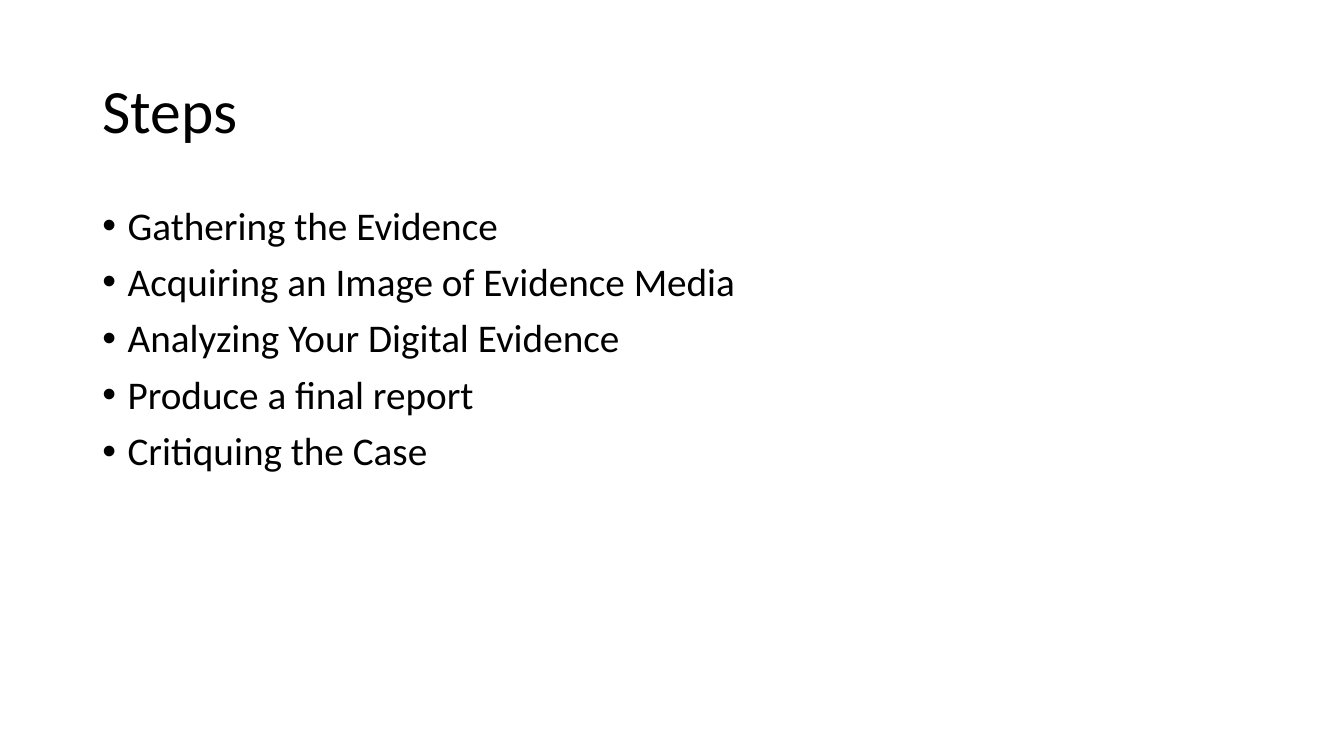
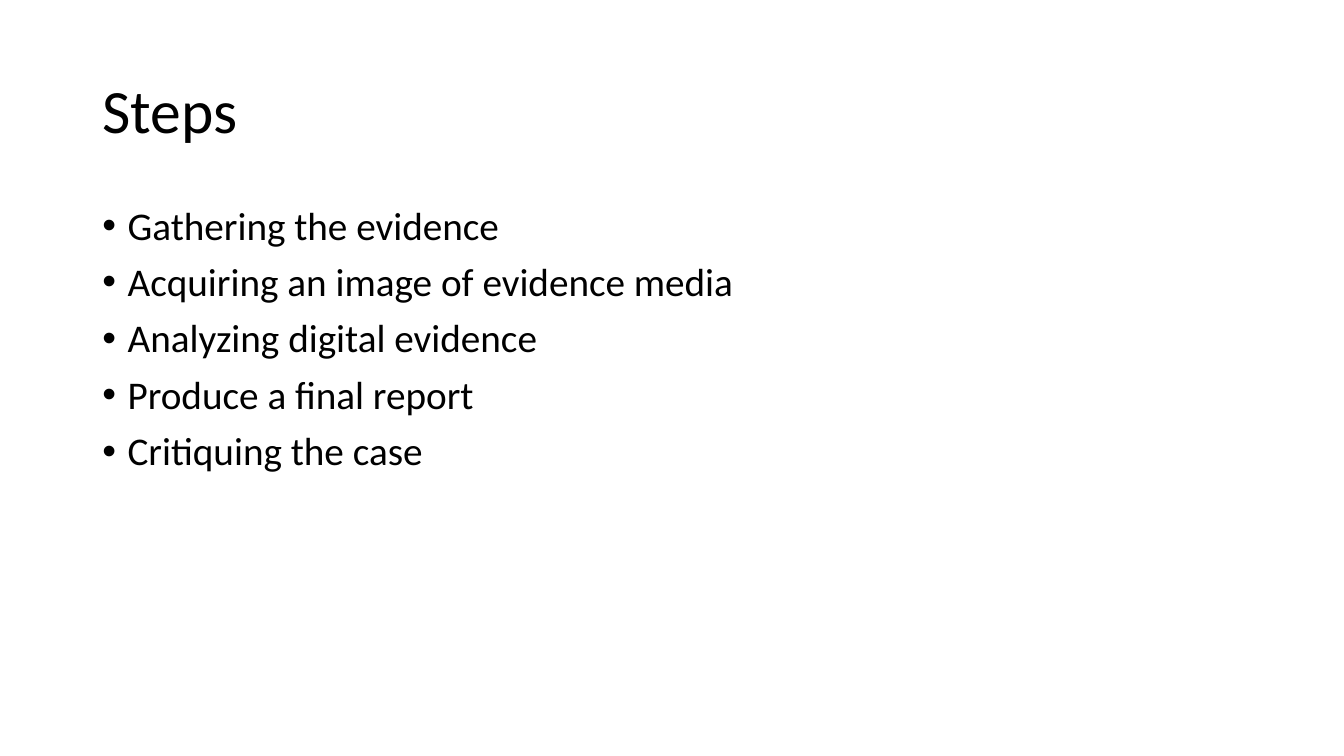
Before and after one commit to frankwxu/digital-forensics-lab, a slide deck: slide 10 of Basic_Computer_Skills_for_Forensics/5_Introduction_to_digital_forensics.pptx. Drawn at 1344x756 pixels with LibreOffice and Linux fonts; fonts in the diff are those of the drawing; background and template pictures are left out. Boxes give left, top, right and bottom in pixels: in the first picture for what was removed or moved away, otherwise in the second. Text is boxed around its words. In the diff, an @@ line names an element or a change of style, - is before the commit and + after.

```diff
--- a/Basic_Computer_Skills_for_Forensics/5_Introduction_to_digital_forensics.pptx
+++ b/Basic_Computer_Skills_for_Forensics/5_Introduction_to_digital_forensics.pptx
@@ text at (128, 212, 733, 359): text changed @@
-• Gathering the Evidence
-• Acquiring an Image of Evidence Media
-• Analyzing Your Digital Evidence
+• Gathering the evidence
+• Acquiring an image of evidence media
+• Analyzing digital evidence
@@ text at (128, 437, 423, 472): text changed @@
-• Critiquing the Case
+• Critiquing the case
```
Also in this commit, not shown: 1 slide added.
